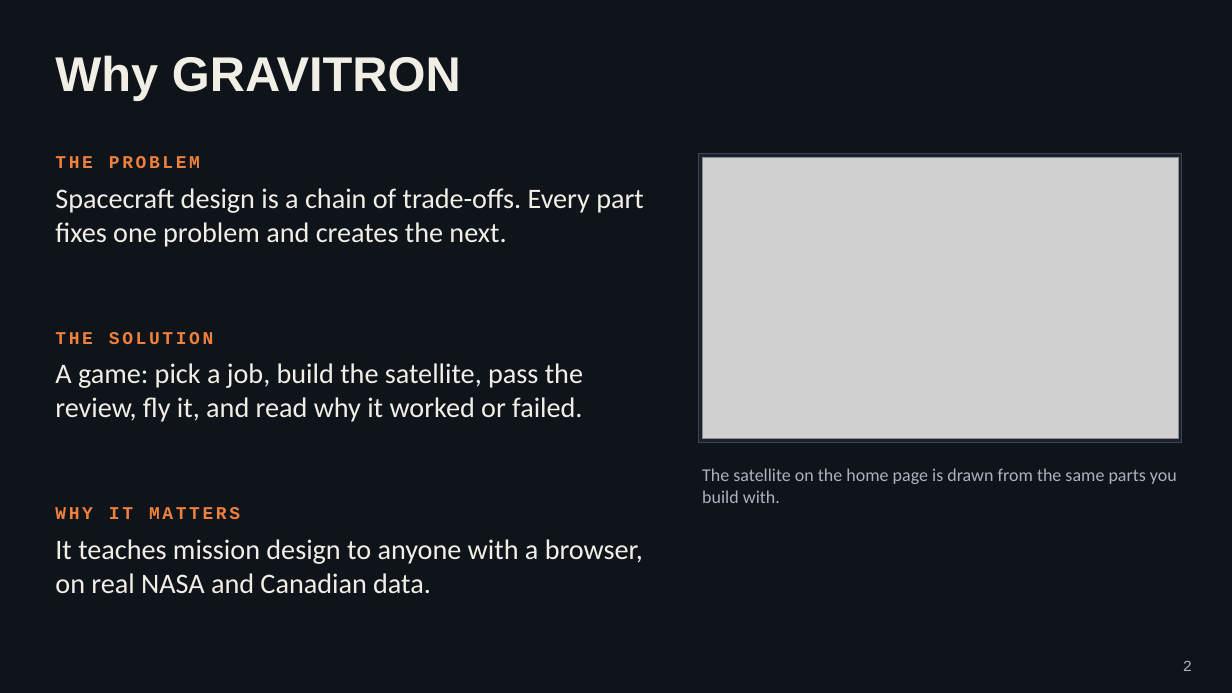
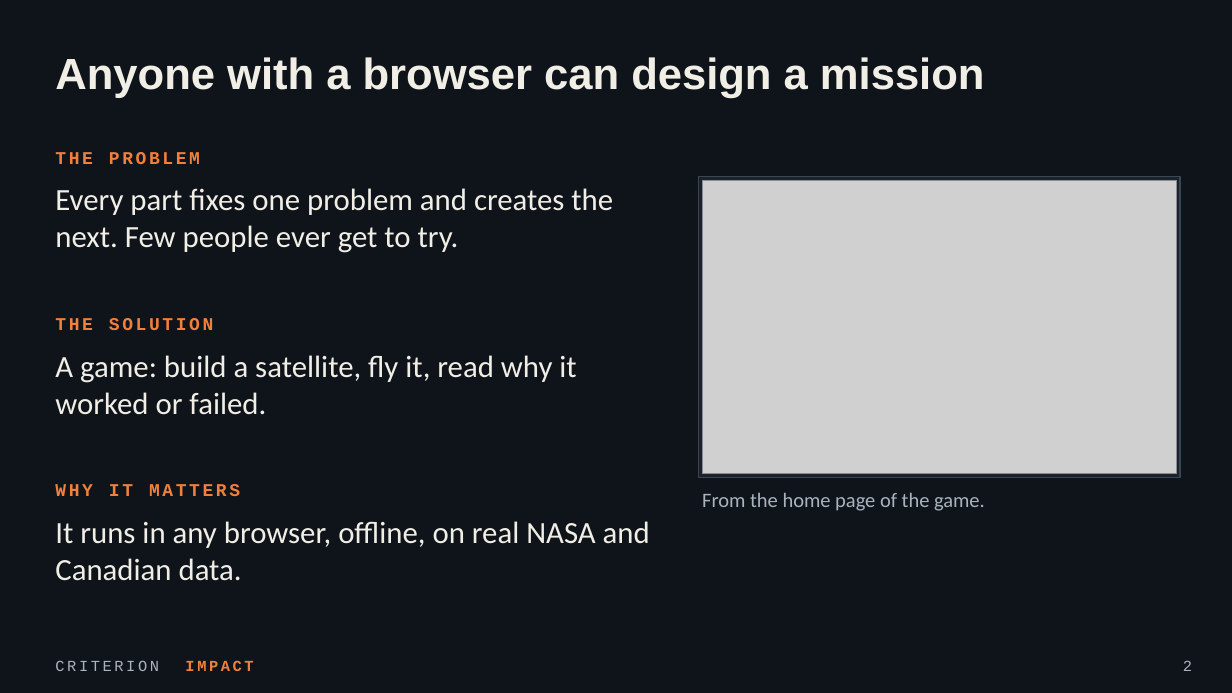
Before and after one commit to angads22/Hackstreet_Bros_Satellite, a slide deck: slide 2 of deck/GRAVITRON.pptx. Drawn at 1232x693 pixels with LibreOffice and Linux fonts; fonts in the diff are those of the drawing; grey boxes stand for pictures. Boxes give left, top, right and bottom in pixels: in the first picture for what was removed or moved away, otherwise in the second. Text is boxed around its words. In the diff, an @@ line names an element or a change of style, - is before the commit and + after.

Commit message:
Deck for 2.1: fresh screenshots, one point per slide, a judging criterion on each, facts rechecked

```diff
--- a/deck/GRAVITRON.pptx
+++ b/deck/GRAVITRON.pptx
@@ text at (55, 57, 985, 98): text changed; size 38 to 34 pt @@
-Why GRAVITRON
+Anyone with a browser can design a mission
@@ rectangle: place and size @@
-rectangle at (699, 153, 1182, 443)
+rectangle at (699, 177, 1180, 478)
@@ text at (55, 188, 613, 253): text changed; size 22 to 24 pt @@
-Spacecraft design is a chain of trade-offs. Every part fixes one problem and creates the next.
+Every part fixes one problem and creates the next. Few people ever get to try.
@@ picture: place and size @@
-picture at (702, 157, 1178, 439)
+picture at (702, 180, 1177, 474)
@@ text "THE SOLUTION": place and size @@
-text "THE SOLUTION" at (55, 332, 213, 344)
+text "THE SOLUTION" at (55, 318, 213, 330)
@@ text at (55, 355, 576, 415): text changed; size 22 to 24 pt @@
-A game: pick a job, build the satellite, pass the review, fly it, and read why it worked or failed.
+A game: build a satellite, fly it, read why it worked or failed.
@@ more space between paragraphs in 3 elements at (55, 152, 200, 164), (55, 318, 213, 330), (55, 484, 240, 496) @@
@@ text "WHY IT MATTERS": place and size @@
-text "WHY IT MATTERS" at (55, 507, 240, 519)
+text "WHY IT MATTERS" at (55, 484, 240, 496)
@@ text at (702, 493, 985, 511): text changed; size 14 to 16 pt @@
-The satellite on the home page is drawn from the same parts you build with.
+From the home page of the game.
@@ text "From the home page of ..." at (702, 493, 985, 511): vertical alignment middle to top @@
@@ text at (55, 521, 650, 581): text changed; size 22 to 24 pt @@
-It teaches mission design to anyone with a browser, on real NASA and Canadian data.
+It runs in any browser, offline, on real NASA and Canadian data.
@@ text added at (55, 660, 253, 671), 12 pt, text #A9B2BD @@
+CRITERION IMPACT
```
Also in this commit, not shown: 3 other slides changed, 3 slides added, 3 slides removed, 14 other files.
